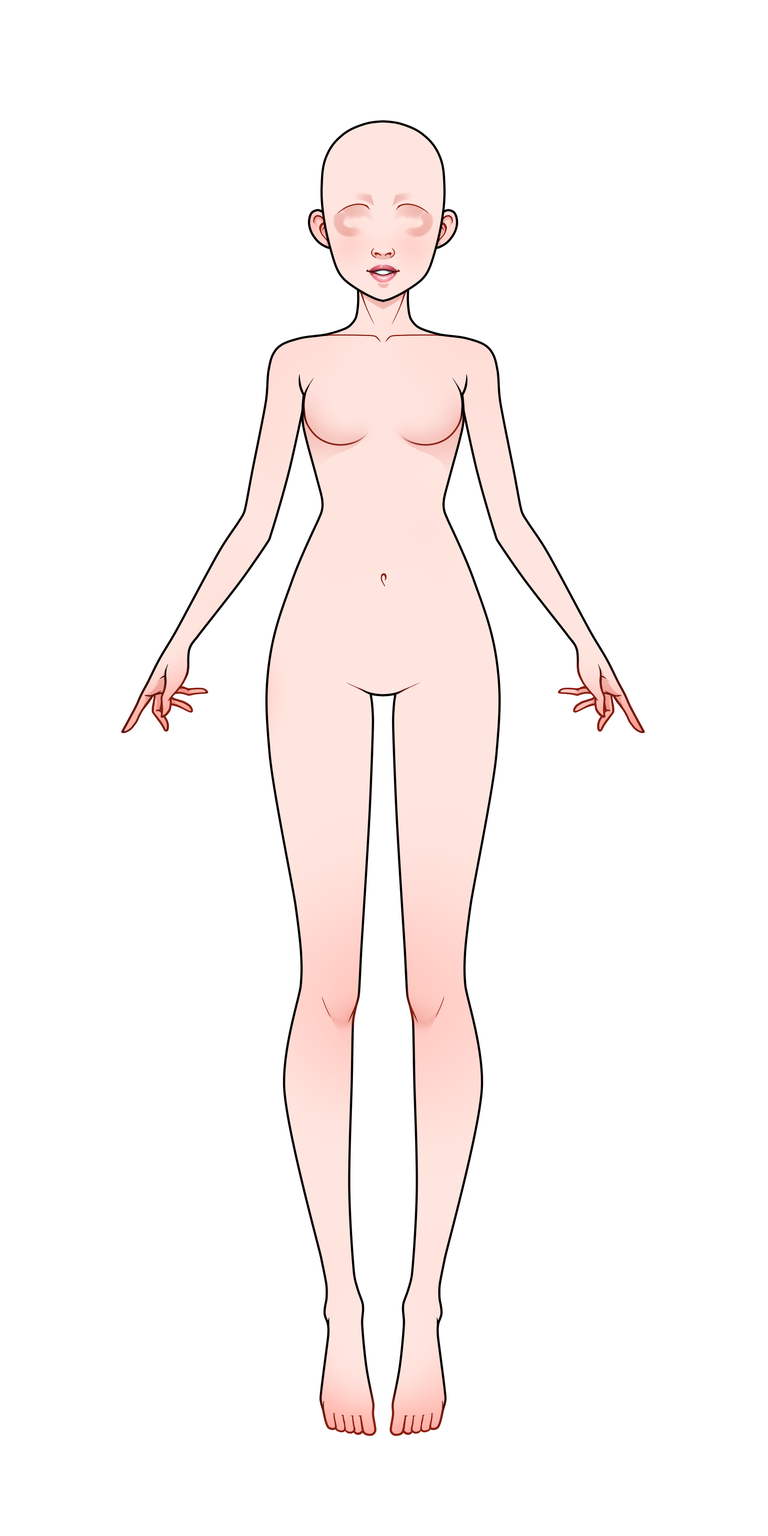
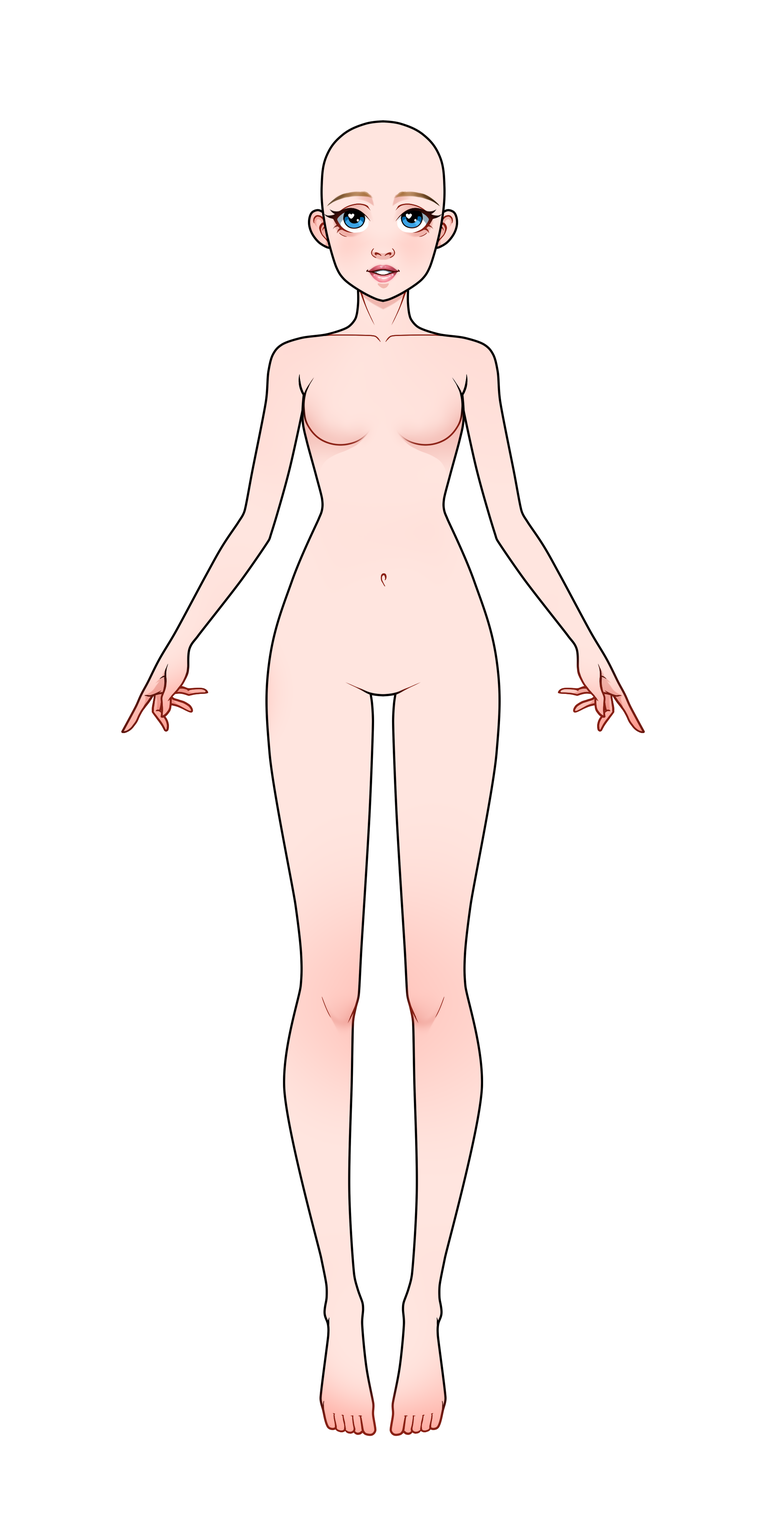
Layers edited between the first and the second 768x1536 image:
showed "brows_blonde" over [325, 190, 441, 207]
showed "eye_blue" over [324, 195, 442, 237]
